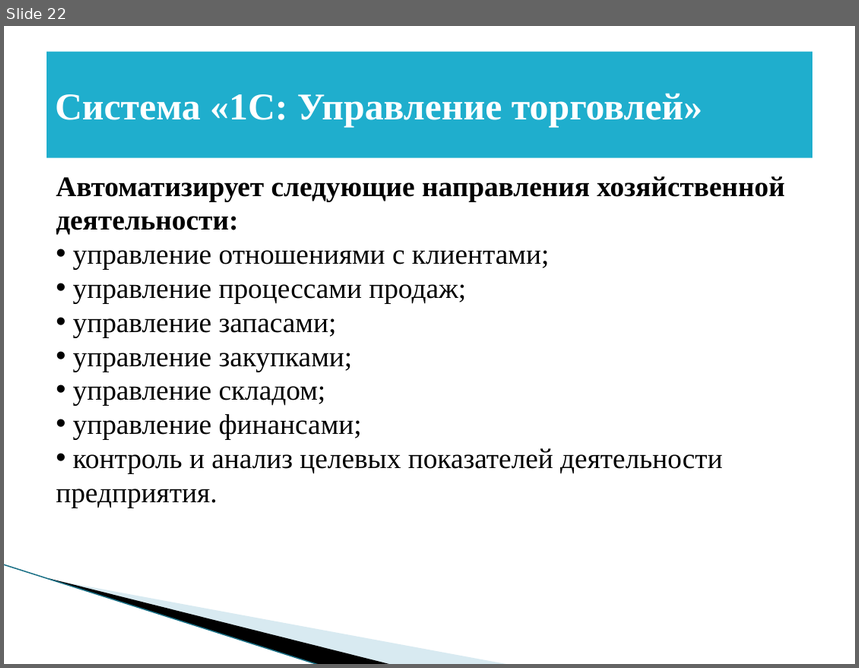
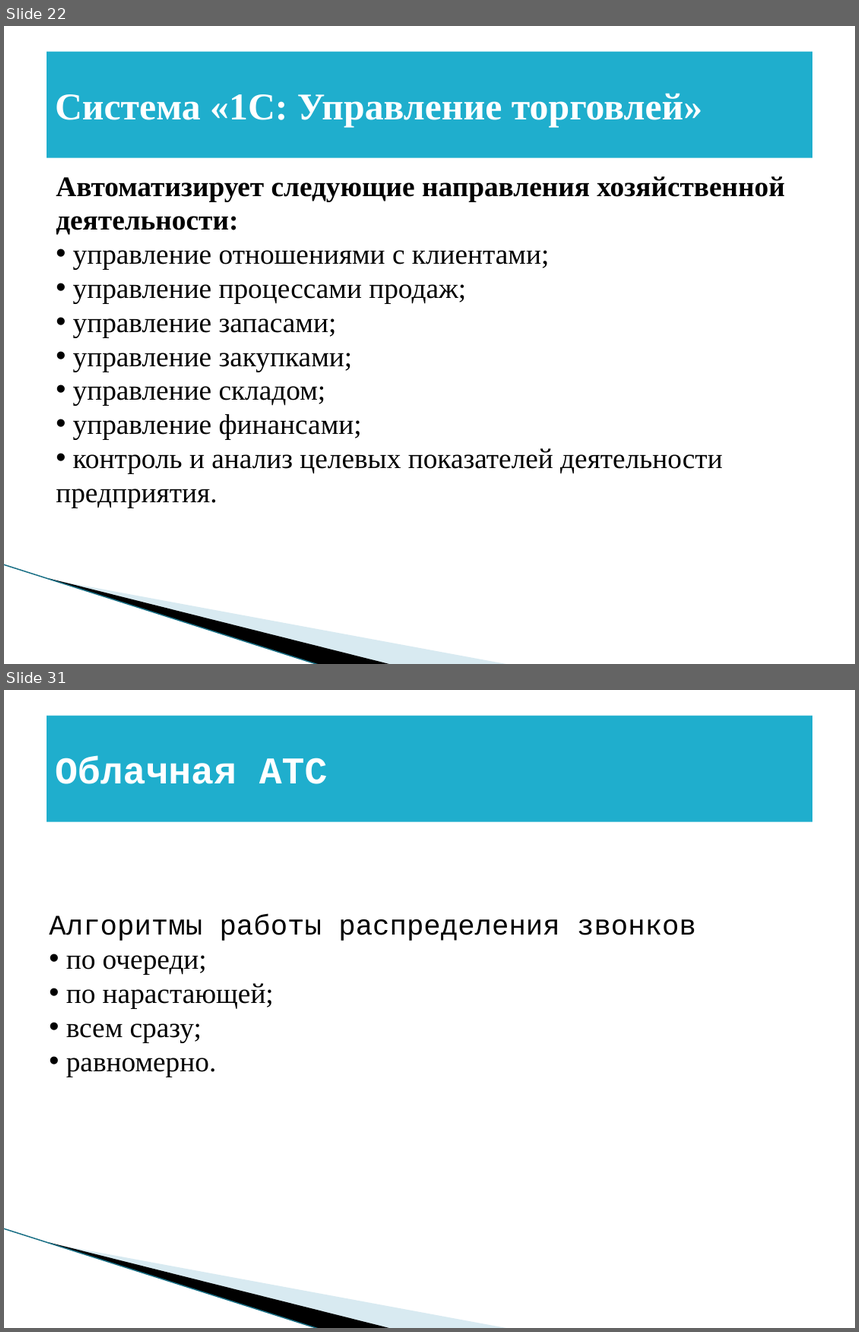
Before and after one commit to BadMax-Kirov/VKR, a slide deck: Выпускная квалификационная работа.pptx. Shown one above the other, each under a label of ours: slide 22 before the commit, slides 22 and 31 after it; the slides between them are not shown. The pictures are 859x668 and 859x1332 pixels, drawn with LibreOffice and Linux fonts; fonts in the diff are those of the drawing; background and template pictures are left out. Boxes give left, top, right and bottom in pixels: in the first picture for what was removed or moved away, otherwise in the second. Text is boxed around its words. In the diff, an @@ line names an element or a change of style, - is before the commit and + after.

```diff
--- a/Выпускная квалификационная работа.pptx
+++ b/Выпускная квалификационная работа.pptx
@@ slide 31 added at [4,690,855,1328], background #FFFFFF; not listed: 3 template elements that a slide beside it also shows @@
@@ title added at [47,716,813,822], fill #1FAECD, 32 pt, text #FFFFFF, bold @@
+Облачная АТС
@@ text added at [49,915,696,1077], 24 pt, text #000000 @@
+Алгоритмы работы распределения звонков
+• по очереди;
+• по нарастающей;
+• всем сразу;
+• равномерно.
```
Also in this commit, not shown: 1 slide changed, 11 other slides added, 1 other file.
